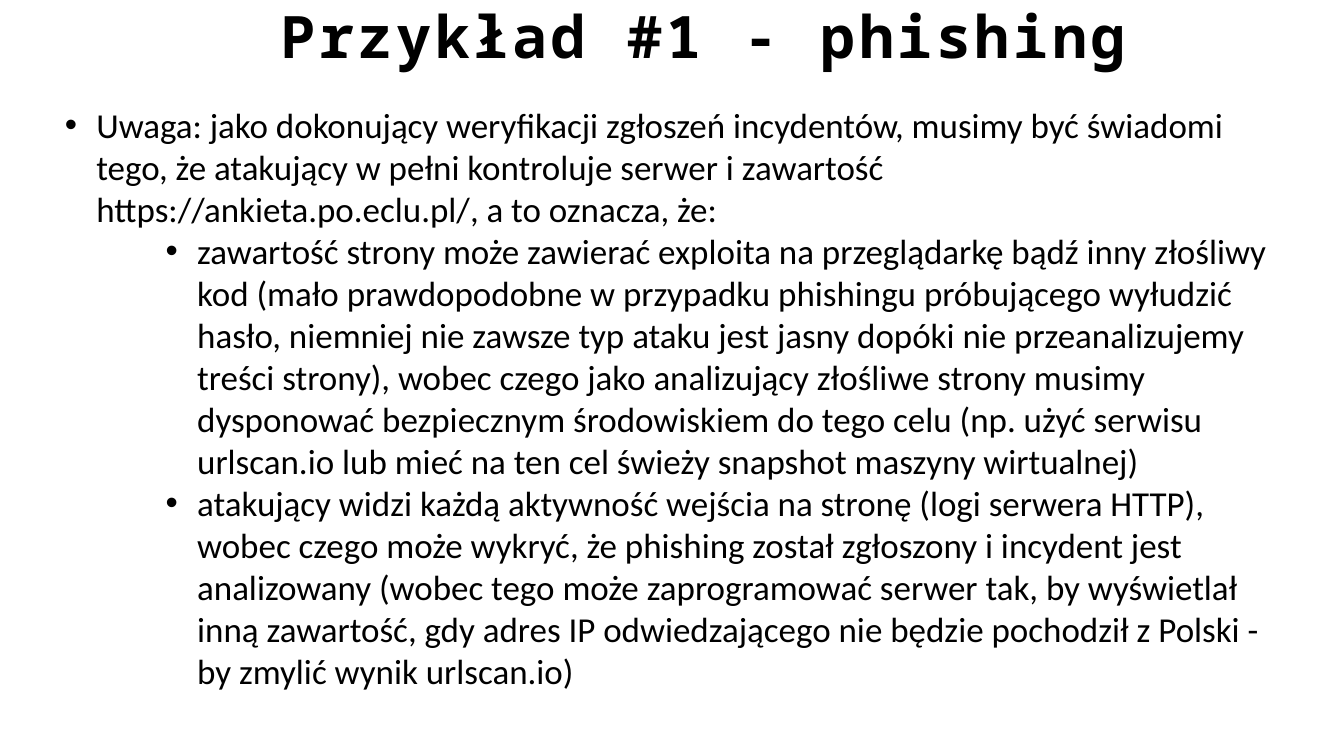
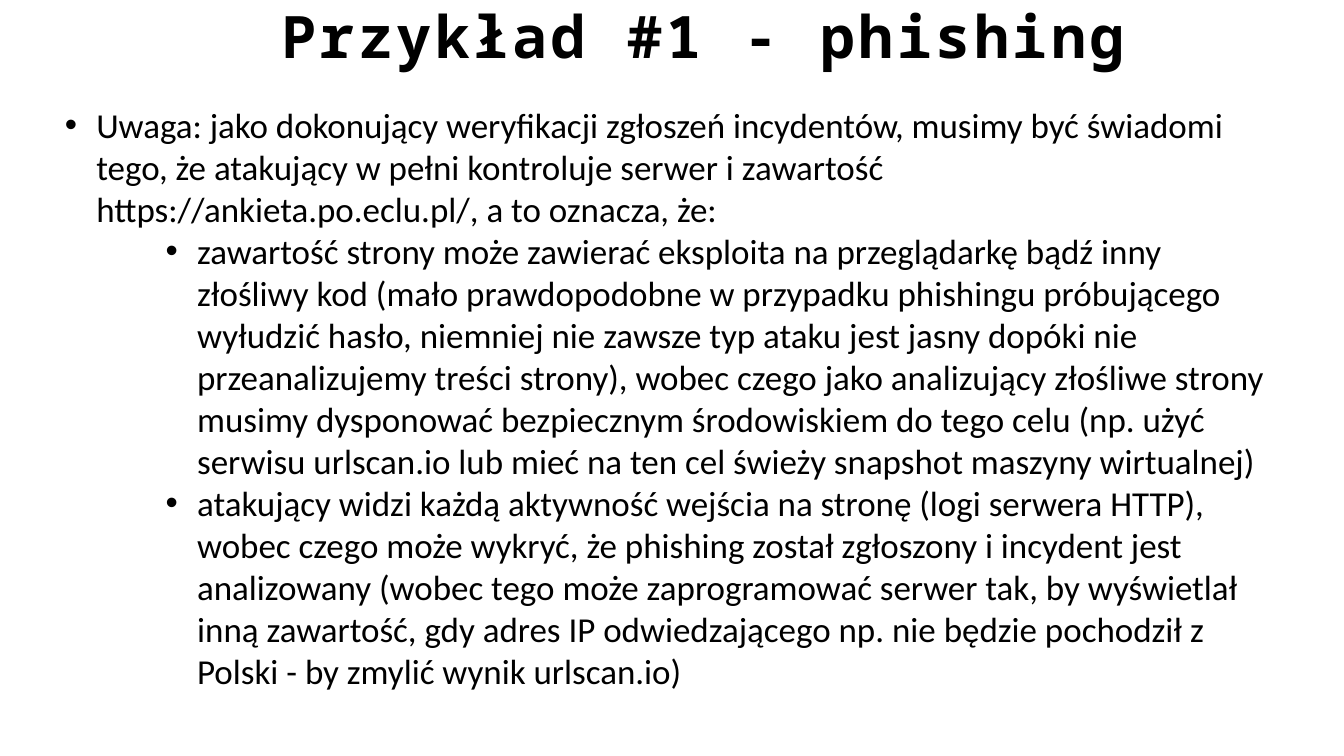
Before and after one commit to ewilded/DFIR, a slide deck: slide 32 of 6_Reagowanie_na_incydenty.pptx. Drawn at 1344x756 pixels with LibreOffice and Linux fonts; fonts in the diff are those of the drawing. Boxes give left, top, right and bottom in pixels: in the first picture for what was removed or moved away, otherwise in the second. Text is boxed around its words. In the diff, an @@ line names an element or a change of style, - is before the commit and + after.

```diff
--- a/6_Reagowanie_na_incydenty.pptx
+++ b/6_Reagowanie_na_incydenty.pptx
@@ text at [197,239,1264,690]: text changed @@
-    • zawartość strony może zawierać exploita na przeglądarkę bądź inny złośliwy kod (mało prawdopodobne w przypadku phishingu próbującego wyłudzić hasło, niemniej nie zawsze typ ataku jest jasny dopóki nie przeanalizujemy treści strony), wobec czego jako analizujący złośliwe strony musimy dysponować bezpiecznym środowiskiem do tego celu (np. użyć serwisu urlscan.io lub mieć na ten cel świeży snapshot maszyny wirtualnej)
-    • atakujący widzi każdą aktywność wejścia na stronę (logi serwera HTTP), wobec czego może wykryć, że phishing został zgłoszony i incydent jest analizowany (wobec tego może zaprogramować serwer tak, by wyświetlał inną zawartość, gdy adres IP odwiedzającego nie będzie pochodził z Polski - by zmylić wynik urlscan.io)
+    • zawartość strony może zawierać eksploita na przeglądarkę bądź inny złośliwy kod (mało prawdopodobne w przypadku phishingu próbującego wyłudzić hasło, niemniej nie zawsze typ ataku jest jasny dopóki nie przeanalizujemy treści strony), wobec czego jako analizujący złośliwe strony musimy dysponować bezpiecznym środowiskiem do tego celu (np. użyć serwisu urlscan.io lub mieć na ten cel świeży snapshot maszyny wirtualnej)
+    • atakujący widzi każdą aktywność wejścia na stronę (logi serwera HTTP), wobec czego może wykryć, że phishing został zgłoszony i incydent jest analizowany (wobec tego może zaprogramować serwer tak, by wyświetlał inną zawartość, gdy adres IP odwiedzającego np. nie będzie pochodził z Polski - by zmylić wynik urlscan.io)
```
Also in this commit, not shown: 17 other slides changed, 4 other files.
